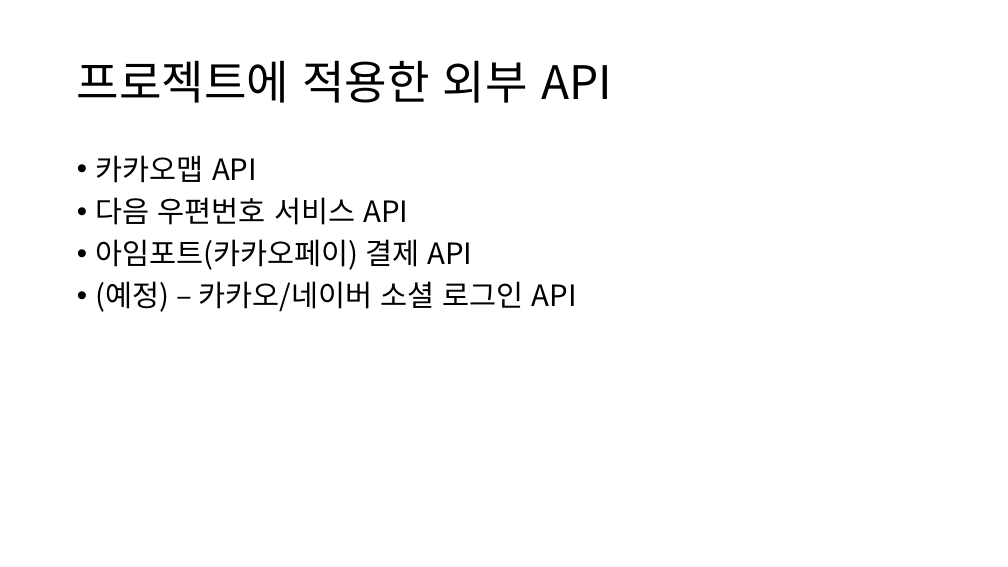
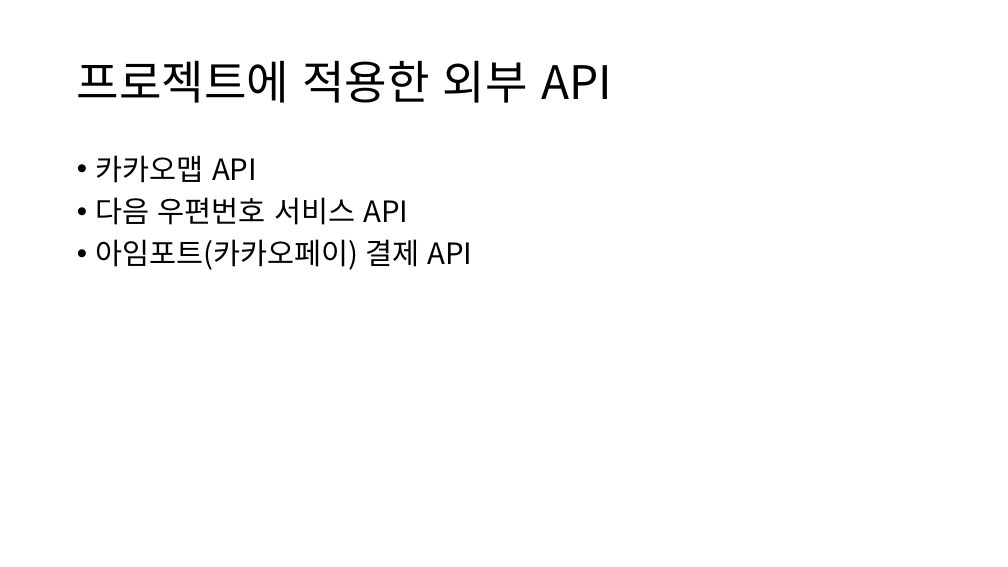
Before and after one commit to Camelllia/BaeminApplication, a slide deck: slide 28 of 202131205_김승진_실무게임프로그래밍_기획서.pptx. Drawn at 1008x567 pixels with LibreOffice and Linux fonts; fonts in the diff are those of the drawing. Boxes give left, top, right and bottom in pixels: in the first picture for what was removed or moved away, otherwise in the second. Text is boxed around its words. In the diff, an @@ line names an element or a change of style, - is before the commit and + after.

```diff
--- a/202131205_김승진_실무게임프로그래밍_기획서.pptx
+++ b/202131205_김승진_실무게임프로그래밍_기획서.pptx
@@ text at (x1=96, y1=281, x2=577, y2=312): paragraph removed @@
-• (예정) – 카카오/네이버 소셜 로그인 API
```
Also in this commit, not shown: 3 other slides changed.
